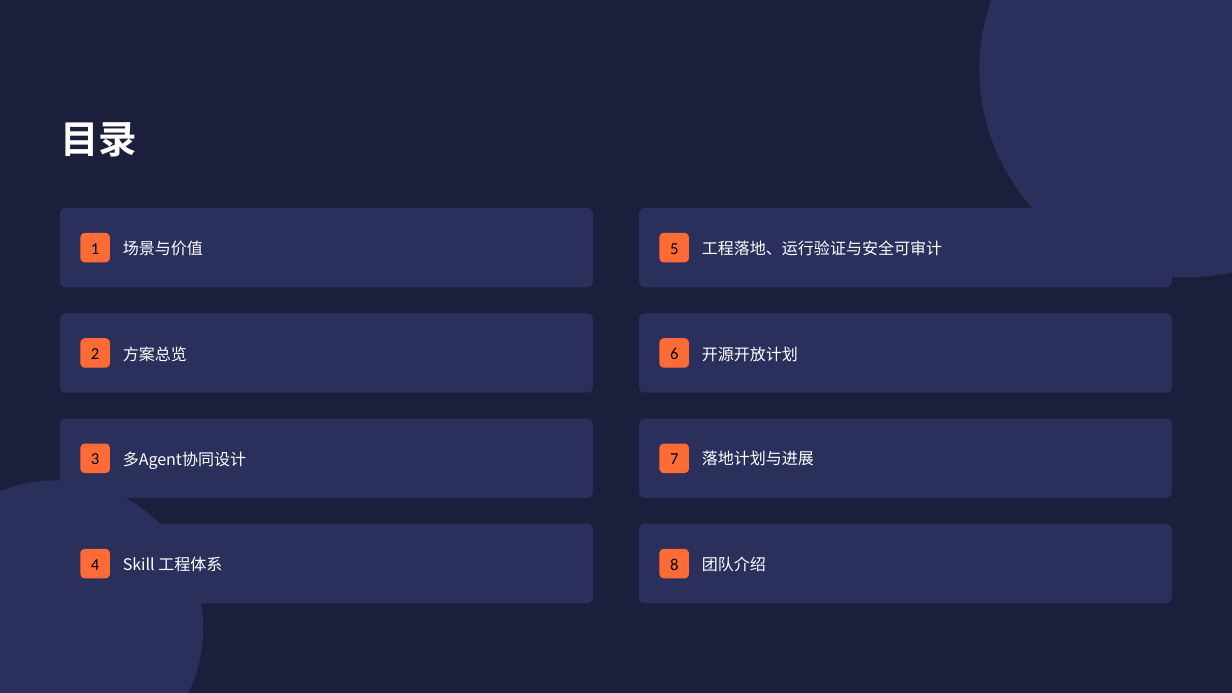
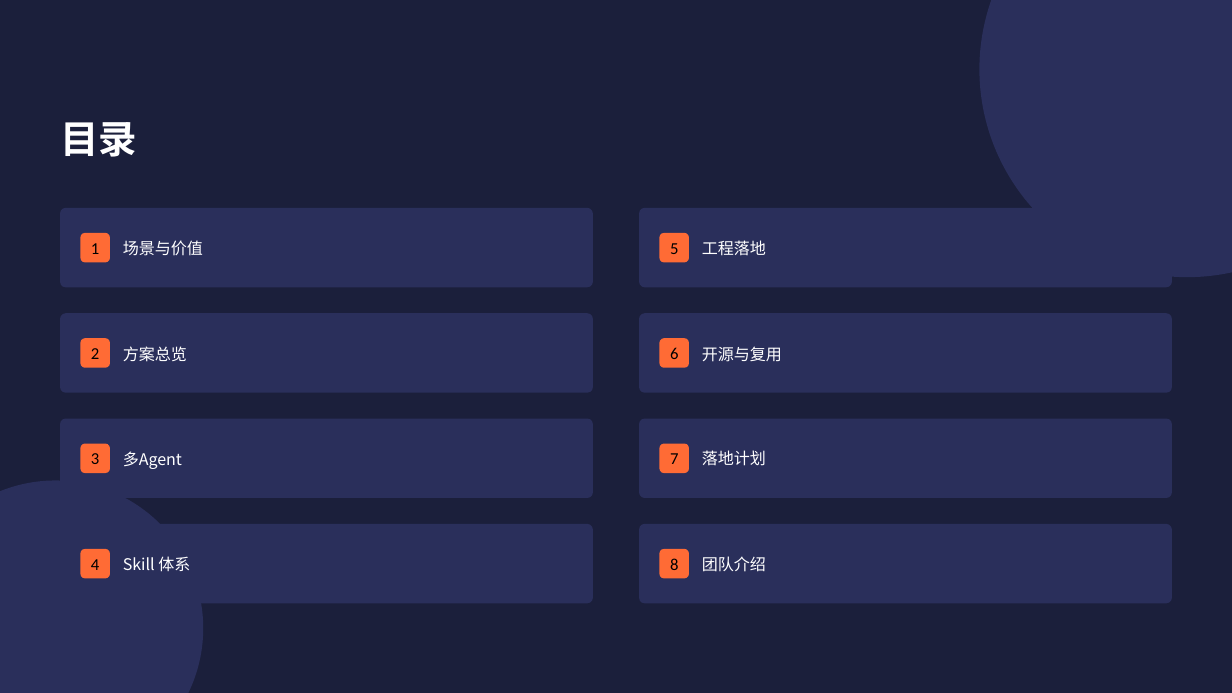
Before and after one commit to libo9922/edge-aiops-demo, a slide deck: slide 3 of docs/edge-aiops-submission.pptx. Drawn at 1232x693 pixels with LibreOffice and Linux fonts; fonts in the diff are those of the drawing. Boxes give left, top, right and bottom in pixels: in the first picture for what was removed or moved away, otherwise in the second. Text is boxed around its words. In the diff, an @@ line names an element or a change of style, - is before the commit and + after.

```diff
--- a/docs/edge-aiops-submission.pptx
+++ b/docs/edge-aiops-submission.pptx
@@ text at <box>702,240,766,256</box>: text changed @@
-工程落地、运行验证与安全可审计
+工程落地
@@ text at <box>702,346,782,362</box>: text changed @@
-开源开放计划
+开源与复用
@@ text at <box>123,451,182,469</box>: text changed @@
-多Agent协同设计
+多Agent
@@ text at <box>702,450,766,466</box>: text changed @@
-落地计划与进展
+落地计划
@@ text at <box>123,556,190,572</box>: text changed @@
-Skill 工程体系
+Skill 体系
```
Also in this commit, not shown: 2 other slides changed.
